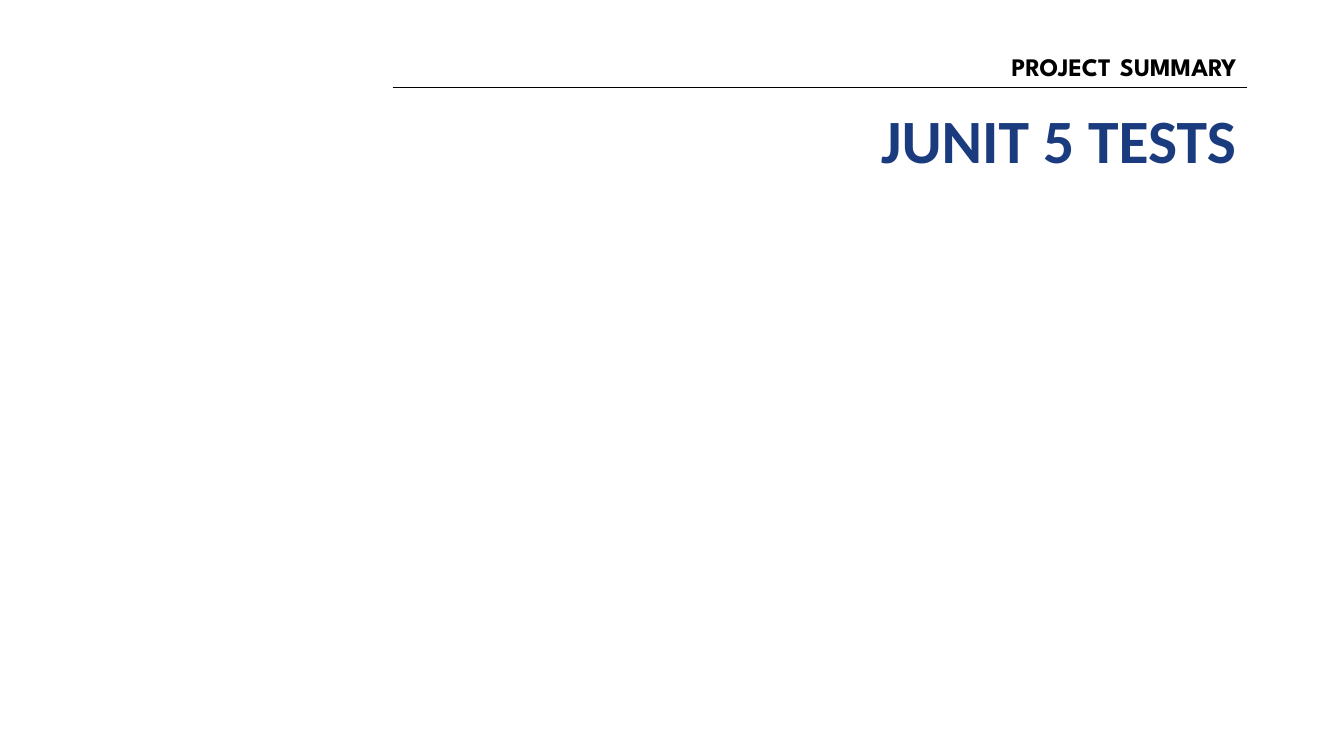
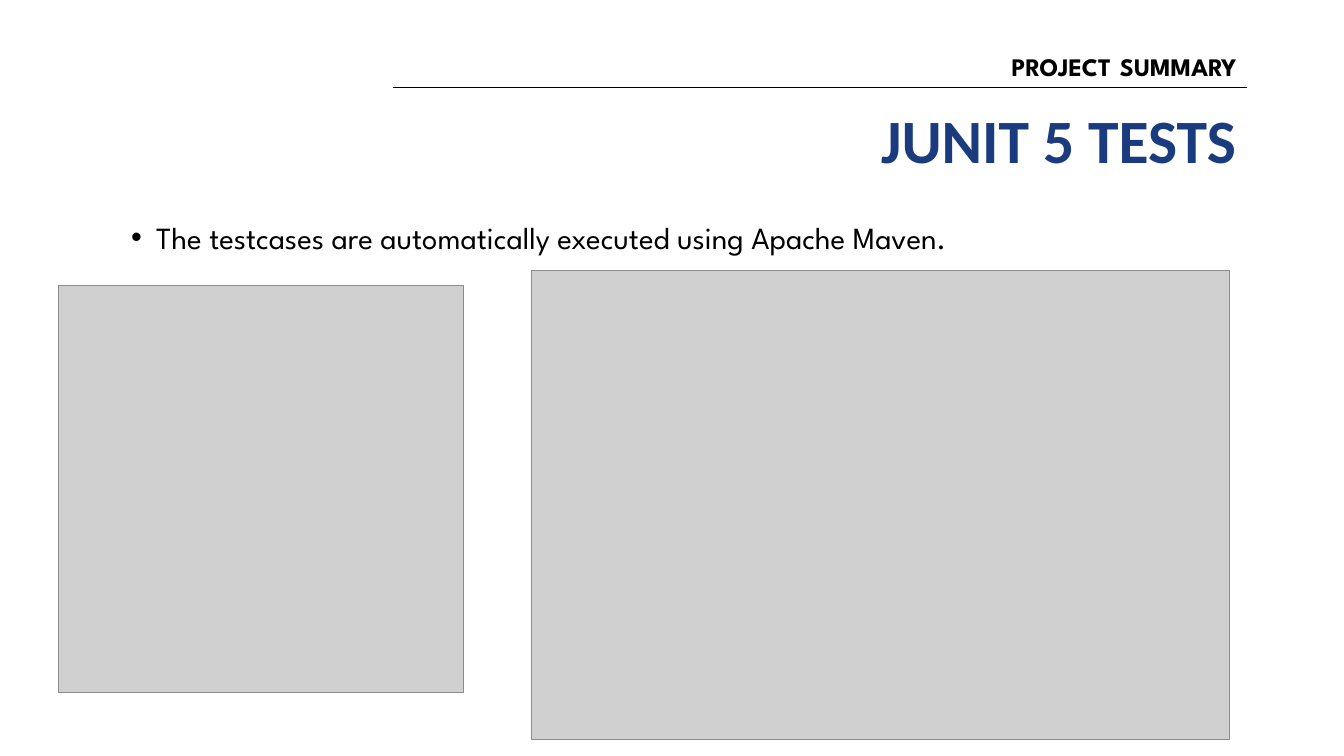
Before and after one commit to group-sm3/connect4-sm3, a slide deck: slide 8 of docs/SM3 Presentation.pptx. Drawn at 1344x756 pixels with LibreOffice and Linux fonts; fonts in the diff are those of the drawing; grey boxes stand for pictures; background and template pictures are left out. Boxes give left, top, right and bottom in pixels: in the first picture for what was removed or moved away, otherwise in the second. Text is boxed around its words. In the diff, an @@ line names an element or a change of style, - is before the commit and + after.

```diff
--- a/docs/SM3 Presentation.pptx
+++ b/docs/SM3 Presentation.pptx
@@ text added at [156,227,946,256], 22 pt, text #000000 @@
+• The testcases are automatically executed using Apache Maven.
@@ picture added at [58,285,464,693] @@
@@ picture added at [532,271,1230,740] @@
```
Also in this commit, not shown: 5 other slides changed, 1 slide added, 1 slide removed, 1 other file.
